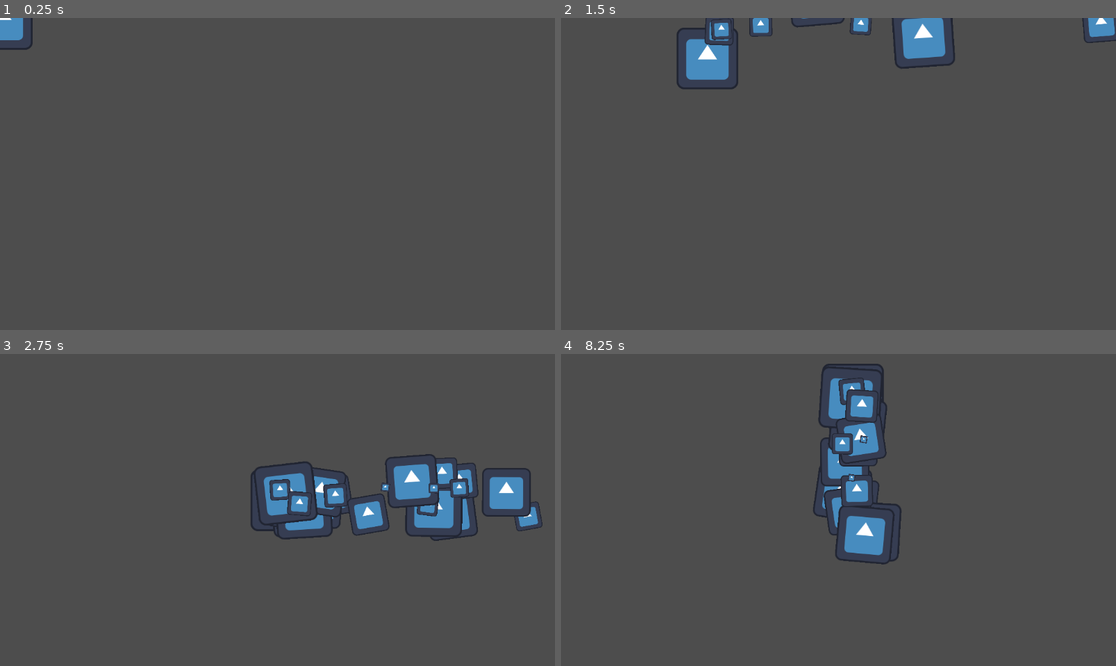
Above: before the commit, frames 1-4 (two rows, left to right).
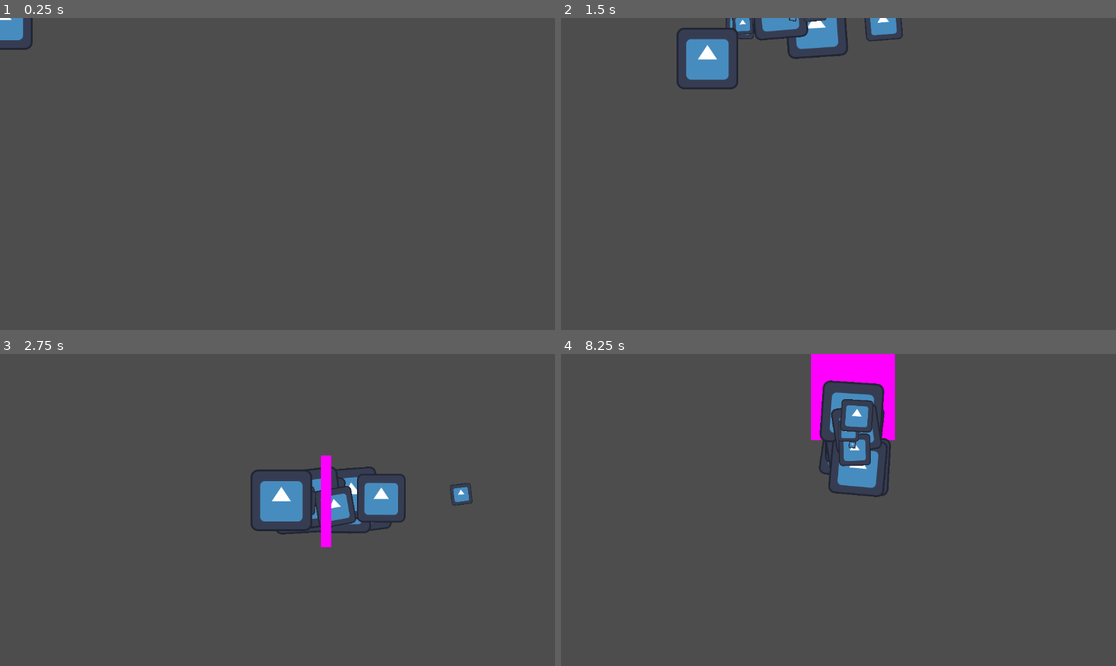
Above: after the commit, the same moments.

Repository: SilasVt/Aldgate
Game: Godot game, scene res://Assets/EarthAssets/Scenes/EarthDimension.tscn
The game is run twice, just before and just after one commit, with the same random seed, the same clock (stepped at 60 frames per second) and the same inputs. The engine's default icon, where the game draws it, is replaced by a stand-in: a white triangle on a blue panel in a dark square.
Inputs (mouse positions are in pixels of both pictures, inside the frame that each line leads up to):
- Up to frame 1 (0.25 s): no input
- Up to frame 2 (1.5 s): tap Enter at 0.5 s; move the mouse to (960, 158) at 0.52 s; hold Right (move_right) 0.53-1.28 s; hold Alt (shield_action) 0.53-1.28 s; move the mouse to (727, 189) at 1.27 s; hold S (move_down) from 1.28 s (still down); tap Ctrl (move_fast) at 1.35 s
- Up to frame 3 (2.75 s): tap Alt (shield_action) at 1.55 s; move the mouse to (333, 441) at 2.02 s; release S (move_down) at 2.03 s; hold Right (move_right) from 2.03 s (still down); hold Alt (shield_action) from 2.03 s (still down); tap 1 (shield_1) at 2.1 s
- Up to frame 4 (8.25 s): move the mouse to (810, 572) at 2.77 s; release Right (move_right) at 2.78 s; release Alt (shield_action) at 2.78 s; hold W (move_up) 2.78-3.53 s; tap 2 (shield_2) at 2.85 s; tap Alt (shield_action) every 1.5 s from 3.05 to 7.55 s; move the mouse to (1005, 556) at 3.52 s; hold Alt (shield_action) 3.53-4.28 s; hold Left (move_left) 3.53-5.03 s; tap 3 (shield_3) at 3.6 s; move the mouse to (672, 463) at 4.27 s; tap 4 (shield_4) at 4.35 s; move the mouse to (866, 510) at 5.02 s; hold S (move_down) 5.03-5.78 s; hold Alt (shield_action) 5.03-5.78 s; move the mouse to (755, 432) at 5.77 s; hold Right (move_right) 5.78-6.53 s; right-click (755, 432) at 5.85 s; move the mouse to (960, 494) at 6.52 s; hold W (move_up) 6.53-7.28 s; hold Alt (shield_action) 6.53-7.28 s; move the mouse to (727, 525) at 7.27 s; hold Right (move_right) 7.28-8.03 s; tap Ctrl (move_fast) at 7.35 s; move the mouse to (894, 441) at 8.02 s; hold S (move_down) from 8.03 s (still down); hold Alt (shield_action) from 8.03 s (still down); tap 1 (shield_1) at 8.1 s

The runs differ from the first frame. In frame 2, 3.4% of the frame differs, in the area x 25-100%, y 0-17%; in frame 3, 6.8%, in the area x 45-98%, y 32-62%; in frame 4, 6.2%.

Commit message:
Code for shield graphic

Diff:
--- a/Assets/Code/Scripts/indigo_player_collision.gd
+++ b/Assets/Code/Scripts/indigo_player_collision.gd
@@ -58,15 +58,19 @@
 	match shield_select:
 		Vector2(-1, 0):
 			equipped_shield_element = "FIRE"
+			fire_shield.select_shield(true)
 			print("FIRE")
 		Vector2(1, 0):
 			equipped_shield_element = "WATER"
+			fire_shield.select_shield(false)
 			print("WATER")
 		Vector2(0, -1):
 			equipped_shield_element = "EARTH"
+			fire_shield.select_shield(false)
 			print("EARTH")
 		Vector2(0, 1):
 			equipped_shield_element = "WIND"
+			fire_shield.select_shield(false)
 			print("WIND")
 
 
@@ -74,6 +78,8 @@
 	var direction_t = Vector2(Input.get_axis("move_left", "move_right"), Input.get_axis("move_up", "move_down")).normalized()
 	if direction_t != Vector2(0, 0):
 		direction = direction_t
+
+	fire_shield.set_direction(direction)
 
 	if Input.is_action_pressed("shield_action"):
 		shield_active = true
@@ -95,8 +101,7 @@
 
 func shield_elements_off():
 	fire_shield.set_active(false)
-
+	fire_shield.set_direction(direction)
 
 func handle_fire_shield():
 		fire_shield.set_active(true)
-		fire_shield.set_direction(direction)
--- a/Assets/Code/Scripts/player_shield_fire.gd
+++ b/Assets/Code/Scripts/player_shield_fire.gd
@@ -1,17 +1,23 @@
-extends Sprite2D
+extends AnimatedSprite2D
 
 @onready var shield_area = $ShieldArea
-@onready var collision_shape_2d = $ShieldArea/CollisionShape2D
 @onready var cpu_particles_2d = $ShieldArea/CPUParticles2D
 @onready var start_blocking_sound = $ShieldArea/StartBlockingSound
 @onready var stop_blocking_sound = $ShieldArea/StopBlockingSound
+@onready var get_shield = $ShieldArea/GetShield
+@onready var pack_away_shield = $ShieldArea/PackAwayShield
+@onready var fail_sound = $ShieldArea/FailSound
+@onready var element_collision_shape = $ShieldArea/ElementCollisionShape
+@onready var animated_sprite_2d = $"."
 
 var shield_blocking := false
 var shield_element_active := false
+var shield_in_use := false
 signal enemy_entered_shield_effect(enemy)
 const ELEMENT := "FIRE"
 const TYPE := "SHIELD"
 var degrees
+static var shield_durability := 3
 
 
 func get_element():
@@ -23,11 +29,30 @@
 func _ready():
 	pass # Replace with function body.
 
+func select_shield(state):
+	if shield_durability <= 0:
+		fail_sound.play()
+		return
+
+	if state and !shield_in_use:
+		shield_in_use = true
+		get_shield.play()
+		#Set Shield Visible
+		#Play Shield Get animation
+	if !state and shield_in_use:
+		shield_in_use = false
+		pack_away_shield.play()
+		#Set Shield Visible
+		#Play Shield Get animation
+
 func set_direction(new_direction):
 	#Calculate Direction for raycast
 	# Get the angle in radians between the direction vector and the positive x-axis
 	# Convert the angle from radians to degrees
 	# Normalize the angle to be between 0 and 360 degrees
+	if new_direction == null:
+		return
+
 	var radians = atan2(new_direction.y, new_direction.x)
 	degrees = radians * 180 / PI
 	if degrees < 0:
@@ -37,12 +62,50 @@
 
 func set_active(state):
 	cpu_particles_2d.set_emitting(state)
-	collision_shape_2d.disabled = !state
+	element_collision_shape.disabled = !state
 
 
 func _process(delta):
-	#if ray_cast_2d.is_colliding():
-		#var collider = shield_raycast.get_collider()
+	if !shield_in_use:
+		print("Fire Not In Use")
+		animated_sprite_2d.set_animation("off")
+		return
+	print(degrees)
+
+	if degrees < 22 or degrees > 337:
+		animated_sprite_2d.set_animation("right")
+		animated_sprite_2d.set_z_index(3)
+		cpu_particles_2d.set_z_index(2)
+	if degrees > 202 and degrees < 247:
+		animated_sprite_2d.set_animation("up_left")
+		animated_sprite_2d.set_z_index(3)
+		cpu_particles_2d.set_z_index(2)
+	if degrees > 247 and degrees < 292:
+		animated_sprite_2d.set_animation("up")
+		animated_sprite_2d.set_z_index(3)
+		cpu_particles_2d.set_z_index(2)
+	if degrees > 292 and degrees < 337:
+		animated_sprite_2d.set_animation("up_right")
+		animated_sprite_2d.set_z_index(3)
+		cpu_particles_2d.set_z_index(2)
+	if degrees > 157 and degrees < 202:
+		animated_sprite_2d.set_animation("left")
+		animated_sprite_2d.set_z_index(3)
+		cpu_particles_2d.set_z_index(2)
+	if degrees > 112 and degrees < 157:
+		animated_sprite_2d.set_animation("down_left")
+		animated_sprite_2d.set_z_index(6)
+		cpu_particles_2d.set_z_index(7)
+	if degrees > 68 and degrees < 112:
+		animated_sprite_2d.set_animation("down")
+		animated_sprite_2d.set_z_index(6)
+		cpu_particles_2d.set_z_index(7)
+	if degrees > 22 and degrees < 67:
+		animated_sprite_2d.set_animation("down_right")
+		animated_sprite_2d.set_z_index(6)
+		cpu_particles_2d.set_z_index(7)
+	animated_sprite_2d.play()
+
 	if Input.is_action_just_pressed("shield_block"):
 		shield_blocking = true
 		start_blocking_sound.play()
--- a/Assets/GenericAssets/Scenes/indigo.tscn
+++ b/Assets/GenericAssets/Scenes/indigo.tscn
@@ -9,6 +9,8 @@
 size = Vector2(112, 112)
 
 [node name="CharacterBody2D" type="CharacterBody2D"]
+z_index = 5
+z_as_relative = false
 script = ExtResource("1_k041e")
 
 [node name="AnimatedSprite2D" type="AnimatedSprite2D" parent="."]
--- a/Assets/GenericAssets/Scenes/player_shield_fire.tscn
+++ b/Assets/GenericAssets/Scenes/player_shield_fire.tscn
@@ -1,21 +1,114 @@
-[gd_scene load_steps=6 format=3 uid="uid://olo5bjfoipif"]
+[gd_scene load_steps=18 format=3 uid="uid://olo5bjfoipif"]
 
 [ext_resource type="Texture2D" uid="uid://b1kfwb5txxygi" path="res://icon.svg" id="1_1l8go"]
+[ext_resource type="Texture2D" uid="uid://cyykpxl3p6tiq" path="res://Assets/FireAssets/Tiles/shield_down.png" id="1_rbbxb"]
+[ext_resource type="Texture2D" uid="uid://4jjajst23y8" path="res://Assets/FireAssets/Tiles/shield_downleft.png" id="2_uw27y"]
 [ext_resource type="Script" path="res://Assets/Code/Scripts/player_shield_fire.gd" id="2_yw3a3"]
+[ext_resource type="Texture2D" uid="uid://d1k62egx3nky3" path="res://Assets/FireAssets/Tiles/shield_downright.png" id="3_2sr27"]
 [ext_resource type="AudioStream" uid="uid://nghar1otsu4o" path="res://Assets/Minecraft/item/shield/block1.wav" id="3_178xf"]
+[ext_resource type="Texture2D" uid="uid://css58wl5ihsie" path="res://Assets/FireAssets/Tiles/shield_left.png" id="4_fjte0"]
 [ext_resource type="AudioStream" uid="uid://bspwgnxp58510" path="res://Assets/Minecraft/item/shield/block2.wav" id="4_m1dnv"]
+[ext_resource type="Texture2D" uid="uid://mcei1h1nexj5" path="res://Assets/FireAssets/Tiles/shield_right.png" id="5_fxpay"]
+[ext_resource type="AudioStream" uid="uid://b54vmmyrq4iya" path="res://Assets/Minecraft/item/shield/block3.wav" id="5_m187b"]
+[ext_resource type="Texture2D" uid="uid://c0538ua3omkxd" path="res://Assets/FireAssets/Tiles/shield_off.png" id="5_xrbvv"]
+[ext_resource type="Texture2D" uid="uid://g00u1inhgdao" path="res://Assets/FireAssets/Tiles/shield_up.png" id="6_msh6f"]
+[ext_resource type="AudioStream" uid="uid://bawaxo2752qn2" path="res://Assets/Minecraft/item/shield/block4.wav" id="6_n88y5"]
+[ext_resource type="Texture2D" uid="uid://b6edjvynmv825" path="res://Assets/FireAssets/Tiles/shield_upleft.png" id="7_l7nh0"]
+[ext_resource type="Texture2D" uid="uid://b5gtugx21kmr" path="res://Assets/FireAssets/Tiles/shield_upright.png" id="8_dlo41"]
+
+[sub_resource type="SpriteFrames" id="SpriteFrames_bb1md"]
+animations = [{
+"frames": [{
+"duration": 1.0,
+"texture": ExtResource("1_rbbxb")
+}],
+"loop": true,
+"name": &"down",
+"speed": 5.0
+}, {
+"frames": [{
+"duration": 1.0,
+"texture": ExtResource("2_uw27y")
+}],
+"loop": true,
+"name": &"down_left",
+"speed": 5.0
+}, {
+"frames": [{
+"duration": 1.0,
+"texture": ExtResource("3_2sr27")
+}],
+"loop": true,
+"name": &"down_right",
+"speed": 5.0
+}, {
+"frames": [{
+"duration": 1.0,
+"texture": ExtResource("4_fjte0")
+}],
+"loop": true,
+"name": &"left",
+"speed": 5.0
+}, {
+"frames": [{
+"duration": 1.0,
+"texture": ExtResource("5_xrbvv")
+}],
+"loop": true,
+"name": &"off",
+"speed": 5.0
+}, {
+"frames": [{
+"duration": 1.0,
+"texture": ExtResource("5_fxpay")
+}],
+"loop": true,
+"name": &"right",
+"speed": 5.0
+}, {
+"frames": [{
+"duration": 1.0,
+"texture": ExtResource("6_msh6f")
+}],
+"loop": true,
+"name": &"up",
+"speed": 5.0
+}, {
+"frames": [{
+"duration": 1.0,
+"texture": ExtResource("7_l7nh0")
+}],
+"loop": true,
+"name": &"up_left",
+"speed": 5.0
+}, {
+"frames": [{
+"duration": 1.0,
+"texture": ExtResource("8_dlo41")
+}],
+"loop": true,
+"name": &"up_right",
+"speed": 5.0
+}]
 
 [sub_resource type="CapsuleShape2D" id="CapsuleShape2D_wwa25"]
 radius = 101.0
 height = 980.0
 
-[node name="Sprite2D" type="Sprite2D"]
-texture = ExtResource("1_1l8go")
+[node name="AnimatedSprite2D" type="AnimatedSprite2D"]
+z_index = 5
+z_as_relative = false
+position = Vector2(-9.53674e-07, 2)
+scale = Vector2(0.428, 0.4)
+sprite_frames = SubResource("SpriteFrames_bb1md")
+animation = &"off"
 script = ExtResource("2_yw3a3")
 
 [node name="ShieldArea" type="Area2D" parent="."]
+z_as_relative = false
 
 [node name="CPUParticles2D" type="CPUParticles2D" parent="ShieldArea"]
+position = Vector2(142, 0)
 emitting = false
 amount = 30
 lifetime = 2.0
@@ -34,21 +127,32 @@
 scale_amount_min = 0.1
 
 [node name="StartBlockingSound" type="AudioStreamPlayer2D" parent="ShieldArea"]
+visible = false
 stream = ExtResource("3_178xf")
 bus = &"PlayerSFX"
 
-[node name="CollisionShape2D" type="CollisionShape2D" parent="ShieldArea"]
+[node name="ElementCollisionShape" type="CollisionShape2D" parent="ShieldArea"]
+visible = false
 position = Vector2(420, -4)
 rotation = 1.56683
 shape = SubResource("CapsuleShape2D_wwa25")
 
 [node name="StopBlockingSound" type="AudioStreamPlayer2D" parent="ShieldArea"]
+visible = false
 stream = ExtResource("4_m1dnv")
 bus = &"PlayerSFX"
 
-[node name="RayCast2D" type="RayCast2D" parent="."]
+[node name="GetShield" type="AudioStreamPlayer2D" parent="ShieldArea"]
 visible = false
-rotation = -1.494
-target_position = Vector2(881, 0)
+stream = ExtResource("5_m187b")
+bus = &"PlayerSFX"
 
-[connection signal="area_entered" from="ShieldArea" to="." method="_on_shield_area_area_entered"]
+[node name="PackAwayShield" type="AudioStreamPlayer2D" parent="ShieldArea"]
+visible = false
+position = Vector2(-4, 2)
+stream = ExtResource("6_n88y5")
+bus = &"PlayerSFX"
+
+[node name="FailSound" type="AudioStreamPlayer2D" parent="ShieldArea"]
+visible = false
+position = Vector2(-4, 6)
Binary file added: Assets/FireAssets/Tiles/shield_down.png
Not shown, added: Assets/FireAssets/Tiles/shield_down.png.import
Binary file added: Assets/FireAssets/Tiles/shield_downleft.png
Not shown, added: Assets/FireAssets/Tiles/shield_downleft.png.import
Binary file added: Assets/FireAssets/Tiles/shield_downright.png
Not shown, added: Assets/FireAssets/Tiles/shield_downright.png.import
Binary file added: Assets/FireAssets/Tiles/shield_left.png
Not shown, added: Assets/FireAssets/Tiles/shield_left.png.import
Binary file added: Assets/FireAssets/Tiles/shield_off.png
Not shown, added: Assets/FireAssets/Tiles/shield_off.png.import
Binary file added: Assets/FireAssets/Tiles/shield_right.png
Not shown, added: Assets/FireAssets/Tiles/shield_right.png.import
(and 7 more such lines)
